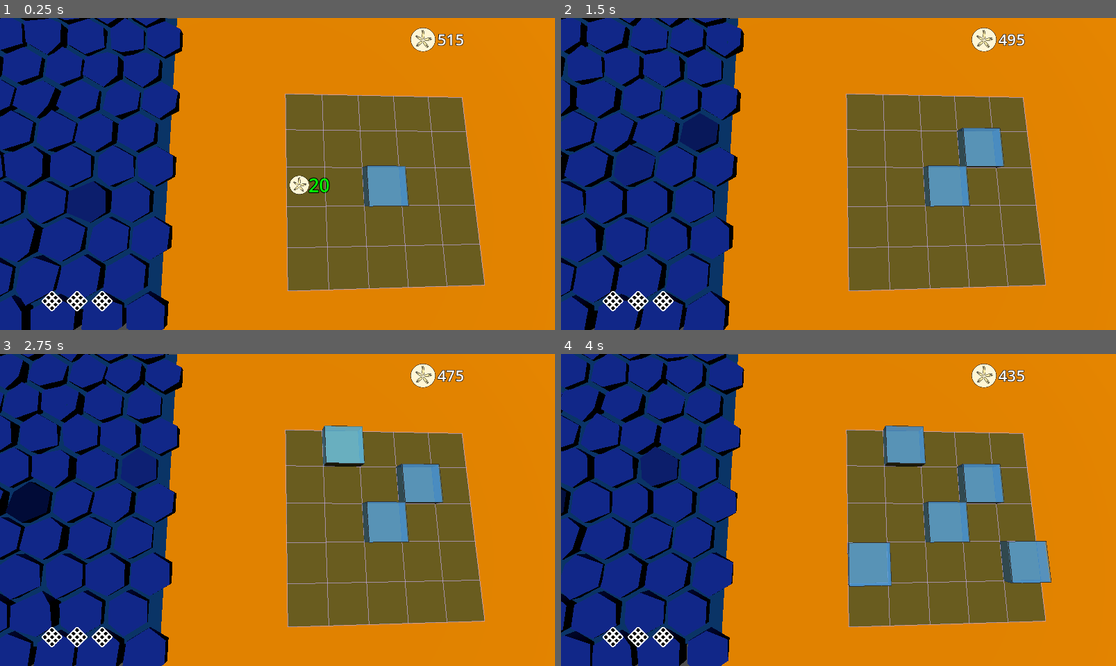
Above: before the commit, frames 1-4 (two rows, left to right).
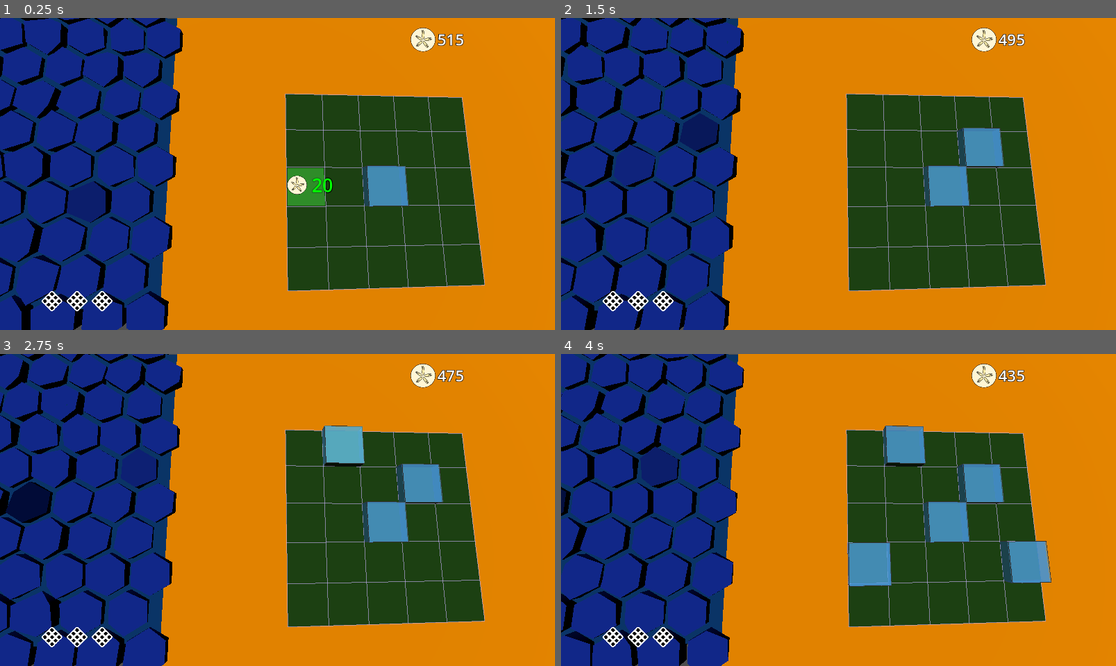
Above: after the commit, the same moments.

Repository: BinRoot/ludum-dare-58
Game: Godot game, scene res://Scenes/world.tscn
Two runs of this game, one before a commit and one after it. Both use one fixed random seed, a clock stepped at 60 frames per second and the inputs below.
Inputs (mouse positions are in pixels of both pictures, inside the frame that each line leads up to):
- Up to frame 1 (0.25 s): no input
- Up to frame 2 (1.5 s): move the mouse to (960, 158) at 0.52 s; click (960, 158) at 0.67 s; drag from (727, 189) to (810, 236) at 1.27 s
- Up to frame 3 (2.75 s): move the mouse to (333, 441) at 2.02 s; click (333, 441) at 2.17 s
- Up to frame 4 (4 s): drag from (810, 572) to (672, 463) at 2.77 s; move the mouse to (1005, 556) at 3.52 s; click (1005, 556) at 3.67 s

The runs differ from the first frame. In frame 1, 20% of the frame differs, in the area x 51-88%, y 24-88%; in frame 2, 19%; in frame 3, 18%; in frame 4, 16%.

Commit message:
highlight over sell

Diff:
--- a/Scenes/grid_visualizer.gd
+++ b/Scenes/grid_visualizer.gd
@@ -17,11 +17,13 @@
 var cost_label: Label3D = null
 var cost_icon: Sprite3D = null
 var is_mouse_over_grid: bool = false
+var hover_highlight: MeshInstance3D = null  # Visual highlight for hovered cell
 
 # Sell tile visuals (now outside the grid)
 var sell_zone: Area3D = null
 var sell_marker: MeshInstance3D = null
 var sell_label: Label3D = null
+var sell_highlight: MeshInstance3D = null  # Highlight for when dragging tank over sell zone
 
 # Signals
 signal cell_clicked(row: int, col: int)
@@ -35,6 +37,7 @@
 	_create_grid_visual()
 	_setup_interaction()
 	_create_cost_label()
+	_create_hover_highlight()
 	_create_sell_marker()
 
 	# Connect to tank selection signals to hide/show sell label
@@ -215,6 +218,30 @@
 	add_child(cost_label)
 	print("Cost label created at grid position: ", global_position)
 
+func _create_hover_highlight():
+	# Create a highlighted square mesh to show which cell is being hovered
+	hover_highlight = MeshInstance3D.new()
+
+	# Create a plane mesh the size of one cell
+	var plane = PlaneMesh.new()
+	plane.size = Vector2(cell_size * 0.95, cell_size * 0.95)  # Slightly smaller than cell
+	hover_highlight.mesh = plane
+
+	# Create a bright, semi-transparent material
+	var mat = StandardMaterial3D.new()
+	mat.albedo_color = Color(0.3, 1.0, 0.3, 0.4)  # Bright green with transparency
+	mat.shading_mode = BaseMaterial3D.SHADING_MODE_UNSHADED
+	mat.transparency = BaseMaterial3D.TRANSPARENCY_ALPHA
+	mat.cull_mode = BaseMaterial3D.CULL_DISABLED
+	mat.depth_draw_mode = BaseMaterial3D.DEPTH_DRAW_ALWAYS
+	hover_highlight.set_surface_override_material(0, mat)
+
+	# Position slightly above the grid to avoid z-fighting
+	hover_highlight.visible = false
+	hover_highlight.layers = 2  # Same layer as cost label/icon
+	add_child(hover_highlight)
+	print("Hover highlight created")
+
 func _create_sell_marker():
 	# Create sell zone OUTSIDE the grid (to the right side)
 	var sell_zone_size = Vector3(cell_size * 1.5, 0.5, cell_size * 1.5)
@@ -272,6 +299,24 @@
 	sell_label.visible = false  # Hidden by default, only show when dragging a tank
 	sell_zone.add_child(sell_label)
 
+	# Create a bright highlight for when tank is dragged over sell zone
+	sell_highlight = MeshInstance3D.new()
+	var highlight_plane = PlaneMesh.new()
+	highlight_plane.size = Vector2(sell_zone_size.x * 0.85, sell_zone_size.z * 0.85)
+	sell_highlight.mesh = highlight_plane
+
+	var highlight_mat = StandardMaterial3D.new()
+	highlight_mat.albedo_color = Color(1.0, 0.2, 0.2, 0.5)  # Bright red for selling
+	highlight_mat.shading_mode = BaseMaterial3D.SHADING_MODE_UNSHADED
+	highlight_mat.transparency = BaseMaterial3D.TRANSPARENCY_ALPHA
+	highlight_mat.cull_mode = BaseMaterial3D.CULL_DISABLED
+	highlight_mat.depth_draw_mode = BaseMaterial3D.DEPTH_DRAW_ALWAYS
+	sell_highlight.set_surface_override_material(0, highlight_mat)
+
+	sell_highlight.position = Vector3(0, -0.2, 0)  # Slightly above marker
+	sell_highlight.visible = false  # Hidden by default
+	sell_zone.add_child(sell_highlight)
+
 # Helper function to get the sell zone's global bounds
 func get_sell_zone_bounds() -> Dictionary:
 	if not sell_zone:
@@ -406,6 +451,52 @@
 					return true
 	return false
 
+func _is_tank_over_sell_zone() -> bool:
+	# Check if any dragging tank is over the sell zone
+	if not sell_zone:
+		return false
+
+	var sell_bounds = get_sell_zone_bounds()
+	if sell_bounds.is_empty():
+		return false
+
+	var sell_pos = sell_bounds["position"] as Vector3
+	var sell_size = sell_bounds["size"] as Vector3
+
+	var fish_tank_script = load("res://Scenes/fish_tank.gd")
+	if fish_tank_script and "all_tanks" in fish_tank_script:
+		var all_tanks = fish_tank_script.all_tanks
+		for tank in all_tanks:
+			if tank and is_instance_valid(tank) and "is_dragging" in tank and tank.is_dragging:
+				# Get tank bounds
+				var tank_pos = tank.global_position
+				var tank_width = tank.width * tank.cell_size if "width" in tank and "cell_size" in tank else 1.0
+				var tank_height = tank.height * tank.cell_size if "height" in tank and "cell_size" in tank else 1.0
+
+				var tank_half_width = tank_width / 2.0
+				var tank_half_height = tank_height / 2.0
+
+				# Calculate overlap
+				var zone_half_x = sell_size.x * 0.5
+				var zone_half_z = sell_size.z * 0.5
+
+				var tank_left = tank_pos.x - tank_half_width
+				var tank_right = tank_pos.x + tank_half_width
+				var tank_top = tank_pos.z - tank_half_height
+				var tank_bottom = tank_pos.z + tank_half_height
+
+				var zone_left = sell_pos.x - zone_half_x
+				var zone_right = sell_pos.x + zone_half_x
+				var zone_top = sell_pos.z - zone_half_z
+				var zone_bottom = sell_pos.z + zone_half_z
+
+				# Check for overlap
+				var separated = tank_left > zone_right or tank_right < zone_left or tank_top > zone_bottom or tank_bottom < zone_top
+				if not separated:
+					return true
+
+	return false
+
 func _process(_delta):
 	# Show sell label only when a tank is being dragged
 	var tank_is_dragging = _is_any_tank_dragging()
@@ -413,6 +504,11 @@
 		sell_label.visible = tank_is_dragging
 	if sell_marker:
 		sell_marker.visible = tank_is_dragging
+
+	# Show sell highlight only when a tank is being dragged over the sell zone
+	var tank_over_sell_zone = _is_tank_over_sell_zone()
+	if sell_highlight:
+		sell_highlight.visible = tank_over_sell_zone
 
 	# Don't show cost label during tank selection mode
 	if Global.is_selecting_tank:
@@ -471,11 +567,20 @@
 					row * cell_size + cell_size / 2.0
 				)
 
-				# Position icon to the left and label to the right
-				var icon_offset = Vector3(-1.1, 0.1, 0)  # Icon on the left, slightly elevated
-				var label_offset = Vector3(0.7, 0.1, 0)  # Label further to the right, slightly elevated
+				# Position icon to the left and label to the right with more spacing
+				var icon_offset = Vector3(-1.3, 0.1, 0)  # Icon on the left, slightly elevated
+				var label_offset = Vector3(1.0, 0.1, 0)  # Label further to the right with more space
 				cost_icon.global_position = global_position + cell_center + icon_offset
 				cost_label.global_position = global_position + cell_center + label_offset
+
+				# Position hover highlight at cell center (on the ground)
+				if hover_highlight:
+					var highlight_pos = Vector3(
+						col * cell_size + cell_size / 2.0,
+						0.05,  # Slightly above ground to avoid z-fighting
+						row * cell_size + cell_size / 2.0
+					)
+					hover_highlight.global_position = global_position + highlight_pos
 
 				# Don't show cost label on occupied cells (no sell tile check needed)
 				if not _is_cell_occupied(row, col):
@@ -486,21 +591,29 @@
 						cost_label.modulate = Color.RED
 					cost_label.visible = true
 					cost_icon.visible = true
+					if hover_highlight:
+						hover_highlight.visible = true
 				else:
 					cost_label.visible = false
 					cost_icon.visible = false
+					if hover_highlight:
+						hover_highlight.visible = false
 		else:
 			hovered_cell = Vector2i(-1, -1)
 			if cost_label:
 				cost_label.visible = false
 			if cost_icon:
 				cost_icon.visible = false
+			if hover_highlight:
+				hover_highlight.visible = false
 	else:
 		hovered_cell = Vector2i(-1, -1)
 		if cost_label:
 			cost_label.visible = false
 		if cost_icon:
 			cost_icon.visible = false
+		if hover_highlight:
+			hover_highlight.visible = false
 
 func _unhandled_input(event: InputEvent):
 	# Global click handler so empty cells can be purchased even if Area3D doesn't catch it
@@ -525,6 +638,8 @@
 		cost_label.visible = false
 	if cost_icon:
 		cost_icon.visible = false
+	if hover_highlight:
+		hover_highlight.visible = false
 
 func _on_fish_placed():
 	# Show grid lines again after placing the fish (sell label controlled by _process)
@@ -539,6 +654,8 @@
 		cost_label.visible = false
 	if cost_icon:
 		cost_icon.visible = false
+	if hover_highlight:
+		hover_highlight.visible = false
 
 func _on_growth_sequence_ended():
 	# Show grid elements again after growth sequence (sell label controlled by _process)
--- a/Scenes/world.tscn
+++ b/Scenes/world.tscn
@@ -29,7 +29,8 @@
 size = Vector2(20, 20)
 
 [sub_resource type="StandardMaterial3D" id="StandardMaterial3D_5ukr8"]
-albedo_color = Color(0.36079627, 0.3173924, 0.11428844, 0.23529412)
+albedo_color = Color(0.10401503, 0.22045144, 0.072277136, 1)
+emission_energy_multiplier = 7.07
 rim = 0.0
 rim_tint = 0.0
 
Binary file added: BitcountPropSingle-VariableFont_CRSV,ELSH,ELXP,slnt,wght.ttf
Not shown, added: BitcountPropSingle-VariableFont_CRSV,ELSH,ELXP,slnt,wght.ttf.import
